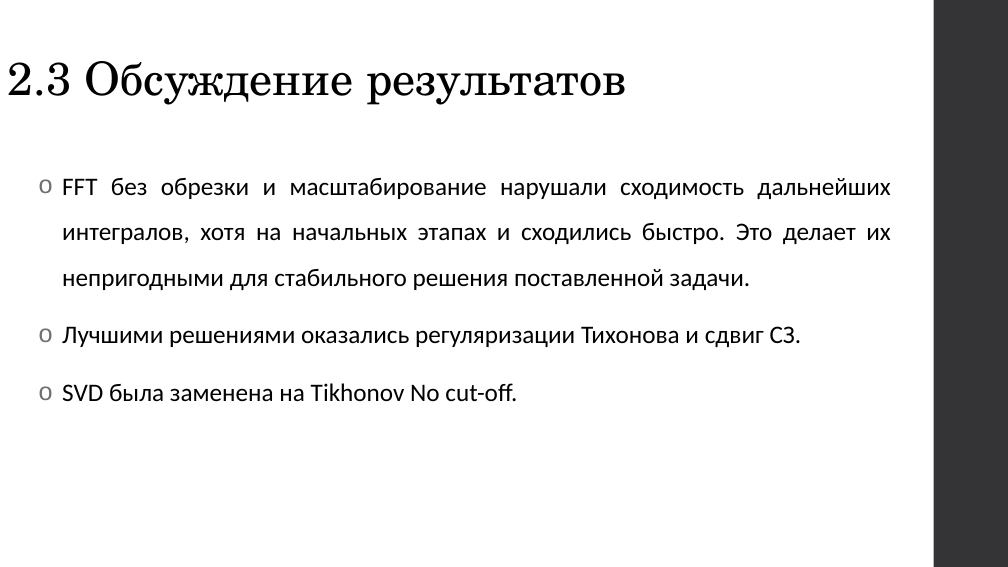
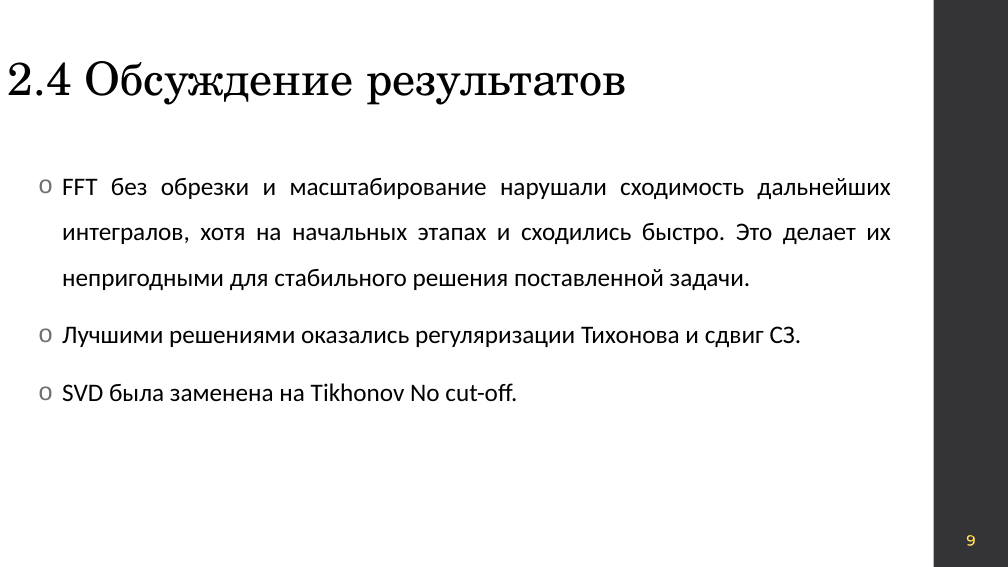
Before and after one commit to blackwood168/nla_qc, a slide deck: slide 10 of NLA_proj.pptx (slide 8 before the commit). Drawn at 1008x567 pixels with LibreOffice and Linux fonts; fonts in the diff are those of the drawing. Boxes give left, top, right and bottom in pixels: in the first picture for what was removed or moved away, otherwise in the second. Text is boxed around its words. In the diff, an @@ line names an element or a change of style, - is before the commit and + after.

```diff
--- a/NLA_proj.pptx
+++ b/NLA_proj.pptx
@@ title at bbox=[8, 61, 626, 105]: text changed @@
-2.3 Обсуждение результатов
+2.4 Обсуждение результатов
@@ text added at bbox=[967, 535, 976, 546], 14 pt, text #FFFFFF @@
+9
```
Also in this commit, not shown: 8 other slides changed, 2 slides added, 2 other files.
